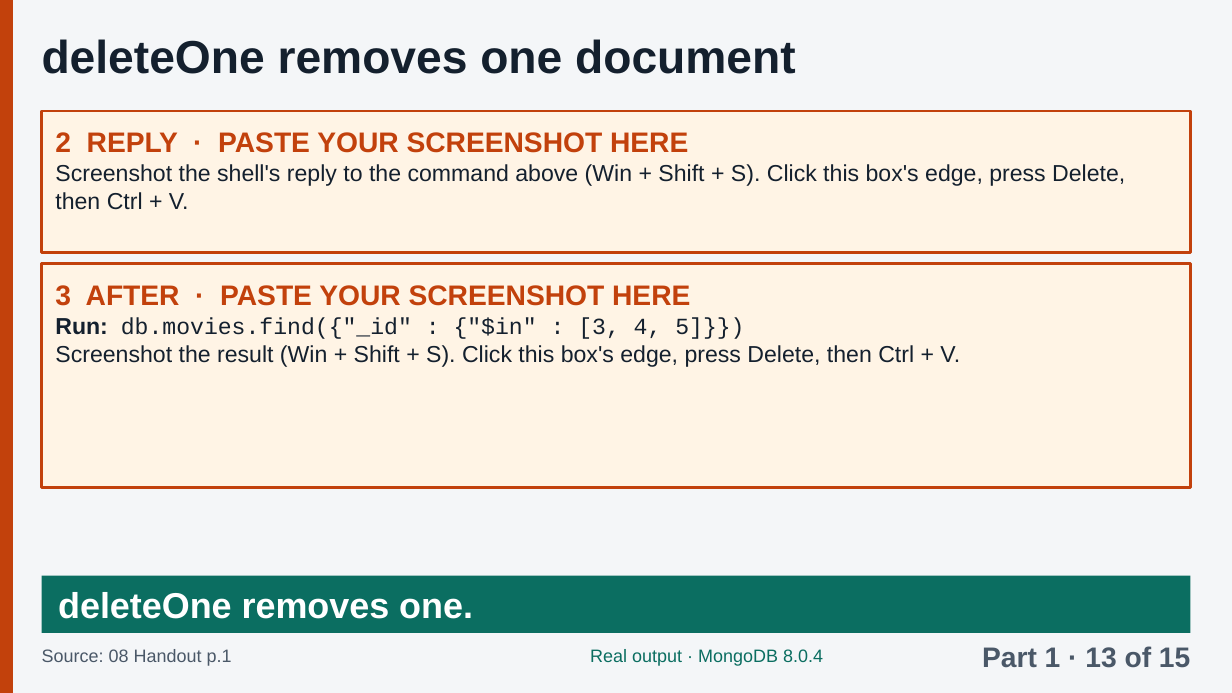
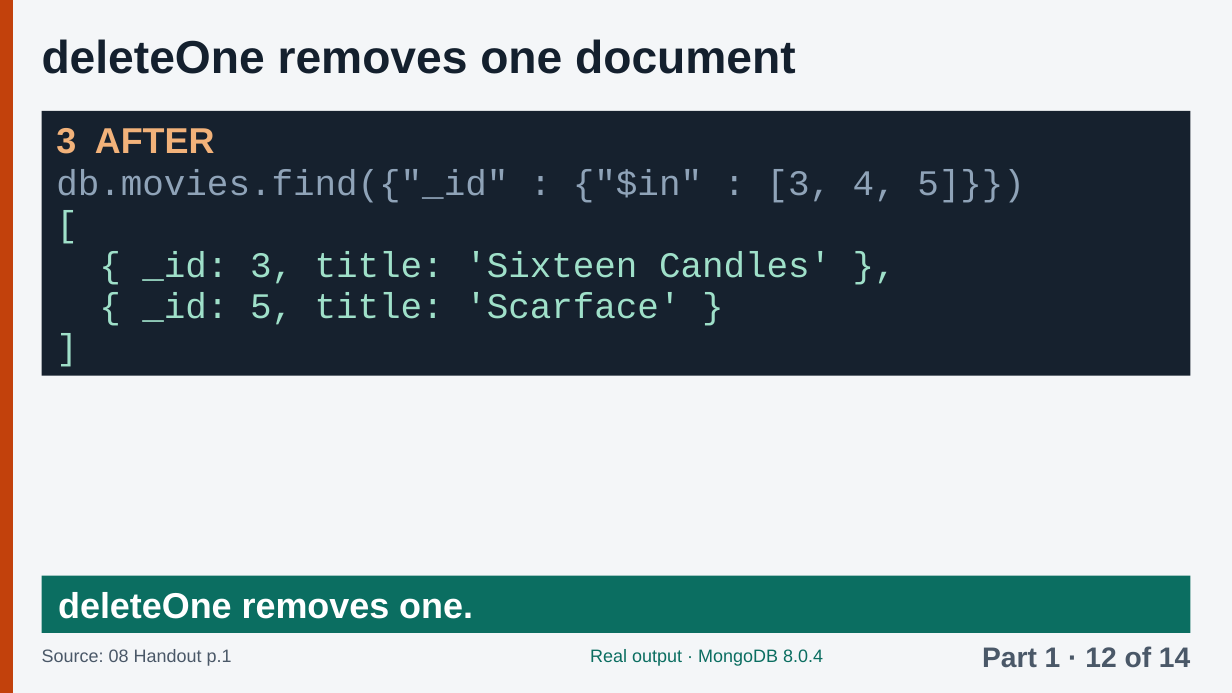
Before and after one commit to Tiredicey/ADBS, a slide deck: slide 15 of 02_GROUP_DECK/ADBS_GROUP_DECK.pptx (slide 16 before the commit). Drawn at 1232x693 pixels with LibreOffice and Linux fonts; fonts in the diff are those of the drawing. Boxes give left, top, right and bottom in pixels: in the first picture for what was removed or moved away, otherwise in the second. Text is boxed around its words. In the diff, an @@ line names an element or a change of style, - is before the commit and + after.

Commit message:
Fix: Part 1 is complete in the group deck too (real outputs, not paste boxes)

```diff
--- a/02_GROUP_DECK/ADBS_GROUP_DECK.pptx
+++ b/02_GROUP_DECK/ADBS_GROUP_DECK.pptx
@@ rectangle: place and size @@
-rectangle at (42,111,1190,252)
+rectangle at (42,111,1190,376)
@@ rectangle at (42,111,1190,376): fill #FFF4E5 to #16212E; outline #C2410C 2 pt to none @@
@@ text in rectangle at (55,132,1125,210): text removed @@
-2 REPLY · PASTE YOUR SCREENSHOT HERE
-Screenshot the shell's reply to the command above (Win + Shift + S). Click this box's edge, press Delete, then Ctrl + V.
@@ text at (56,128,1025,325): text changed; size 18 to 28 pt; font Arial to Courier New; text colour #14202E to #9FE0C9 @@
-3 AFTER · PASTE YOUR SCREENSHOT HERE
-Run: db.movies.find({"_id" : {"$in" : [3, 4, 5]}})
-Screenshot the result (Win + Shift + S). Click this box's edge, press Delete, then Ctrl + V.
+3 AFTER
+db.movies.find({"_id" : {"$in" : [3, 4, 5]}})
+[
+{ _id: 3, title: 'Sixteen Candles' },
+{ _id: 5, title: 'Scarface' }
+]
@@ text "3 AFTER": place and size @@
-text "3 AFTER" at (42,263,1190,487)
+text "3 AFTER" at (56,128,1025,325)
@@ text "3 AFTER" at (56,128,1025,325): fill #FFF4E5 to none; outline #C2410C 2 pt to none @@
@@ text at (982,646,1190,668): text changed @@
-Part 1 · 13 of 15
+Part 1 · 12 of 14
```
Also in this commit, not shown: 10 other slides changed, 3 slides added, 4 slides removed, 3 other files.
